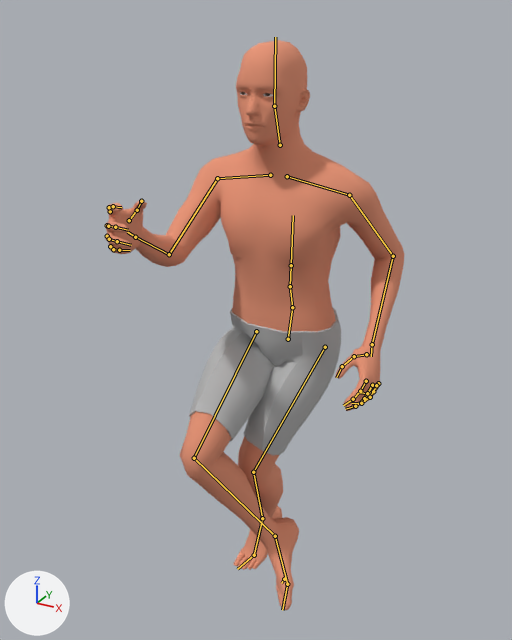
The Blender file ScoopsField/res/models/bodymodel_.blend: old version first, new version second.
One viewpoint serves both versions: a camera (50 mm lens) standing at (0.81, -1.678, 1.777) and looking at (-0.008, -0.19, 1.033). The axes (+X, +Y, +Z) are drawn at lower left. The lights are the same throughout. The picture after the commit comes second. Both versions are drawn at frame 0 of the action 'strafe'; the numbers are the values there. The bones that change, and the others that lie on the model, are drawn over the model as lines.

In view in the first picture: 'Human', 'Human.001'.
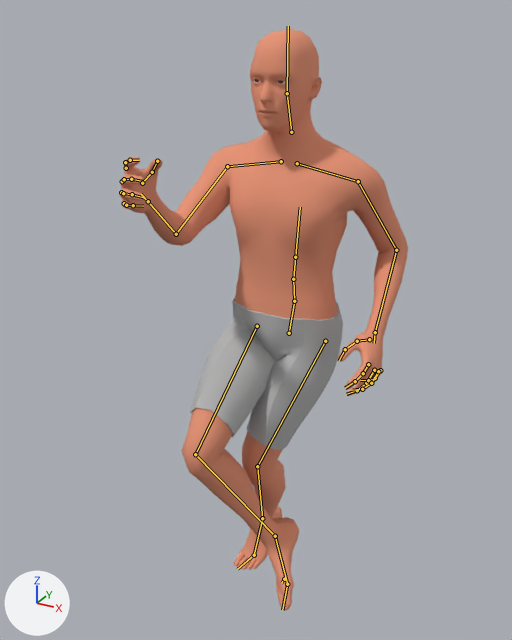
Boxes (x1, y1, x2, y2) around the edits, measured in the pictures (512 x 640 px):
'Human', posed
    before: (105, 40, 404, 610)
    after: (119, 29, 408, 610)
'Human.001', posed
    before: (180, 307, 341, 520)
    after: (182, 298, 343, 518)
bone 'pelvis', root to tip
    before: (288, 339) to (292, 307)
    after: (289, 333) to (294, 301)
bone 'neck_01', root to tip
    before: (280, 145) to (274, 106)
    after: (291, 132) to (287, 93)

The edits, one by one:
Bone 'pelvis' (bone_pelvis) moves from (0.0, -0.032, -0.008) to (0.0, -0.014, -0.005).
Bone 'pelvis' (bone_pelvis) turns from (6, 0, 0) to (0, 0, 0) degrees about its own x, y and z.
Bone 'neck_01' (bone_neck_01) turns from (-6, 0, 0) to (0, 0, 0) degrees about its own x, y and z.
